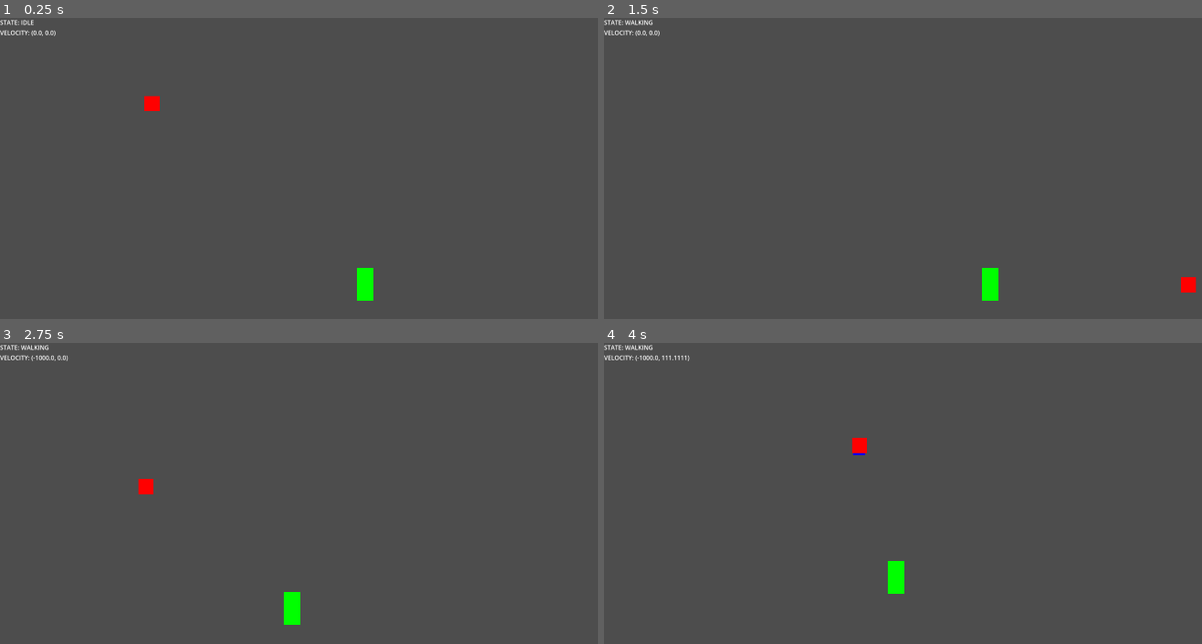
Above: before the commit, frames 1-4 (two rows, left to right).
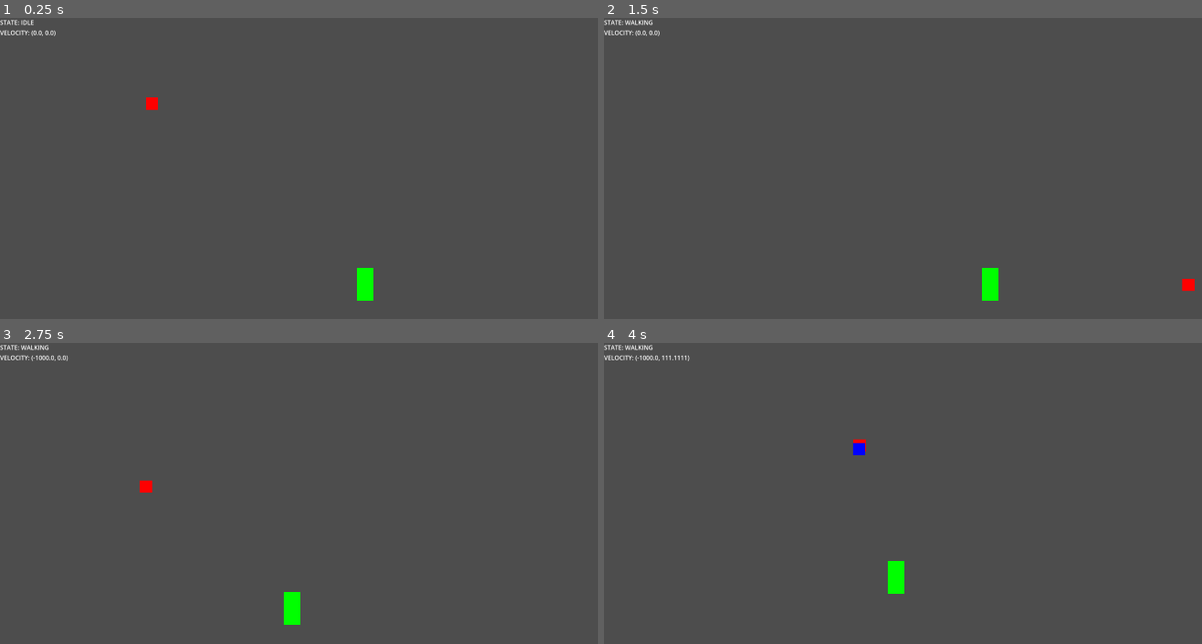
Above: after the commit, the same moments.

Repository: JeriamJito/ProjectWild
Game: Godot game, scene res://stage.tscn
The game is run twice, just before and just after one commit, with the same random seed, the same clock (stepped at 60 frames per second) and the same inputs.
Inputs (mouse positions are in pixels of both pictures, inside the frame that each line leads up to):
- Up to frame 1 (0.25 s): no input
- Up to frame 2 (1.5 s): tap Enter at 0.5 s; move the mouse to (932, 303) at 0.52 s; hold D (move_right) from 0.53 s (still down); tap Space (jump) at 0.77 s; move the mouse to (1190, 285) at 1.27 s
- Up to frame 3 (2.75 s): tap Space (jump) at 1.52 s; move the mouse to (143, 487) at 2.02 s; release D (move_right) at 2.03 s; hold A (move_left) from 2.03 s (still down)
- Up to frame 4 (4 s): keep holding A (move_left); tap Space (jump) at 2.75, 3.02, 3.77 s; move the mouse to (1004, 547) at 2.77 s; move the mouse to (861, 445) at 3.52 s

The runs differ from the first frame. In frame 1, less than 0.1% of the frame differs, in the area x 24-27%, y 25-31%; in frame 2, less than 0.1%; in frame 3, less than 0.1%; in frame 4, 0.1%, in the area x 41-44%, y 31-37%.

Commit message:
(refactor) whip components now children of player

Diff:
--- a/components/cursor.gd
+++ b/components/cursor.gd
@@ -1,4 +1,7 @@
 extends Node2D
 
+func _ready() -> void:
+	Input.mouse_mode = Input.MOUSE_MODE_HIDDEN
+
 func _process(delta: float) -> void:
-	position = get_viewport().get_mouse_position()
+	global_position = get_global_mouse_position()
--- a/components/whip_attach.gd
+++ b/components/whip_attach.gd
@@ -10,7 +10,7 @@
 			return
 		var grapple_points = get_tree().get_nodes_in_group("WhipTarget")
 		var grapple_point : Node2D = grapple_points[attach_index]
-		position = grapple_point.global_position
+		global_position = grapple_point.global_position
 
 
 func _on_whip_set_grapple_point(new_index: int) -> void:
--- a/player/player.tscn
+++ b/player/player.tscn
@@ -6,6 +6,8 @@
 [ext_resource type="PackedScene" uid="uid://0e2015teptyf" path="res://components/movement.tscn" id="3_yw30f"]
 [ext_resource type="PackedScene" uid="uid://cy537276fk4lt" path="res://components/whip.tscn" id="5_g6k8r"]
 [ext_resource type="Script" uid="uid://b44ffe4rhpsj" path="res://player/climbing_timeout.gd" id="5_qjkh3"]
+[ext_resource type="PackedScene" uid="uid://dqeh25s827j77" path="res://components/cursor.tscn" id="7_rgyib"]
+[ext_resource type="PackedScene" uid="uid://b3grspwqj5bit" path="res://components/whip_attach.tscn" id="8_hg6s5"]
 
 [sub_resource type="CapsuleShape2D" id="CapsuleShape2D_rkbax"]
 radius = 28.0
@@ -38,7 +40,11 @@
 
 [node name="Gravity" parent="." instance=ExtResource("2_rkbax")]
 
+[node name="Cursor" parent="." instance=ExtResource("7_rgyib")]
+
 [node name="Whip" parent="." instance=ExtResource("5_g6k8r")]
+
+[node name="WhipAttach" parent="." instance=ExtResource("8_hg6s5")]
 
 [node name="Camera2D" type="Camera2D" parent="."]
 offset = Vector2(0, -200)
@@ -68,3 +74,5 @@
 unique_name_in_owner = true
 one_shot = true
 script = ExtResource("5_qjkh3")
+
+[connection signal="set_grapple_point" from="Whip" to="WhipAttach" method="_on_whip_set_grapple_point"]
--- a/stage.tscn
+++ b/stage.tscn
@@ -1,10 +1,8 @@
-[gd_scene load_steps=6 format=3 uid="uid://2153uolid3xb"]
+[gd_scene load_steps=4 format=3 uid="uid://2153uolid3xb"]
 
 [ext_resource type="PackedScene" uid="uid://dfipd6t0uiicv" path="res://player/player.tscn" id="1_6eo5e"]
 [ext_resource type="PackedScene" uid="uid://delifm0dbrp0n" path="res://components/grapple_point.tscn" id="1_rnkuw"]
 [ext_resource type="PackedScene" uid="uid://c05kl5ke1wrl3" path="res://debug/debug.tscn" id="2_aees8"]
-[ext_resource type="PackedScene" uid="uid://b3grspwqj5bit" path="res://components/whip_attach.tscn" id="4_16g40"]
-[ext_resource type="PackedScene" uid="uid://dqeh25s827j77" path="res://components/cursor.tscn" id="4_gx6sy"]
 
 [node name="Level" type="Node2D"]
 
@@ -40,17 +38,12 @@
 
 [node name="Debug" parent="CanvasLayer" instance=ExtResource("2_aees8")]
 
-[node name="Cursor" parent="CanvasLayer" instance=ExtResource("4_gx6sy")]
-
 [node name="Player" parent="." instance=ExtResource("1_6eo5e")]
 unique_name_in_owner = true
 position = Vector2(2130, 902)
 
-[node name="WhipAttach" parent="." instance=ExtResource("4_16g40")]
-
 [connection signal="change_state" from="Player" to="CanvasLayer/Debug/VBoxContainer/PlayerState" method="_on_player_change_state"]
 [connection signal="velocity_change" from="Player" to="CanvasLayer/Debug/VBoxContainer/PlayerVelocity" method="_on_player_velocity_change"]
-[connection signal="set_grapple_point" from="Player/Whip" to="WhipAttach" method="_on_whip_set_grapple_point"]
 
 [editable path="CanvasLayer/Debug"]
 [editable path="Player"]
Not shown: 1 places in player/player.tscn that only renumber resources
